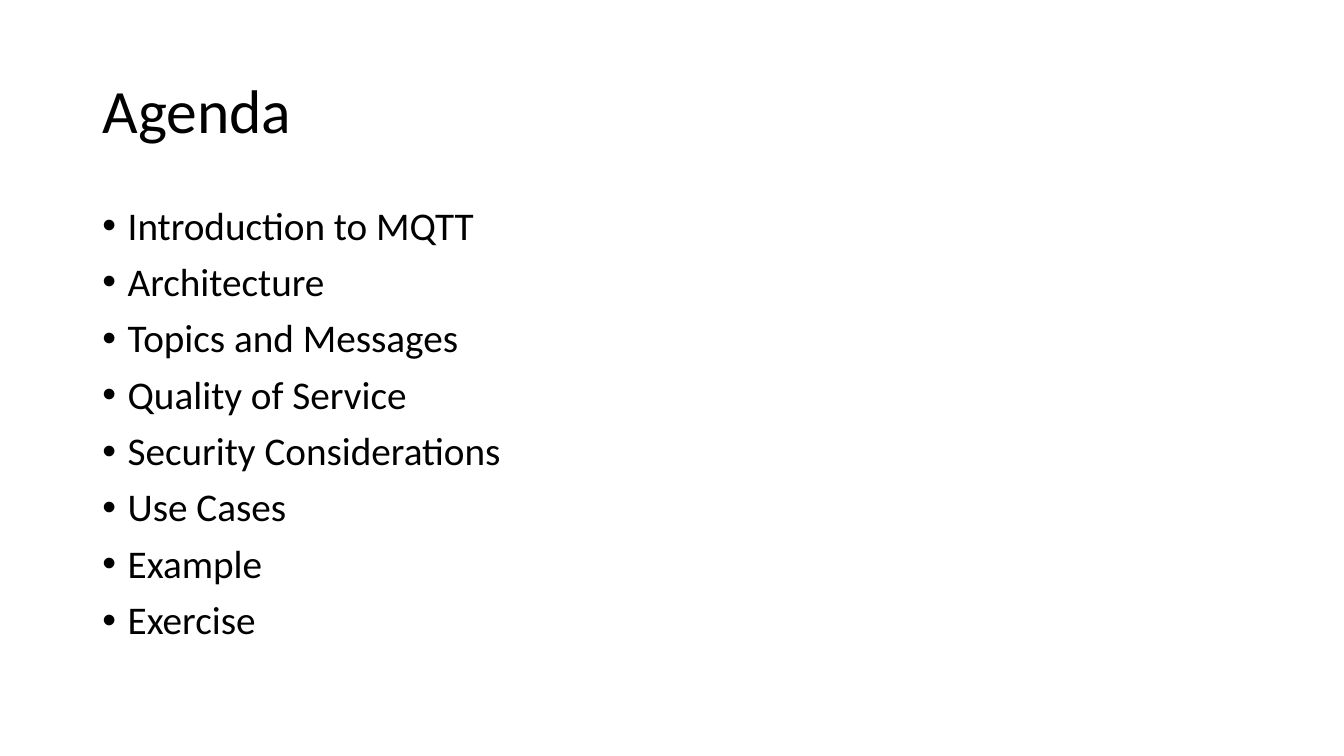
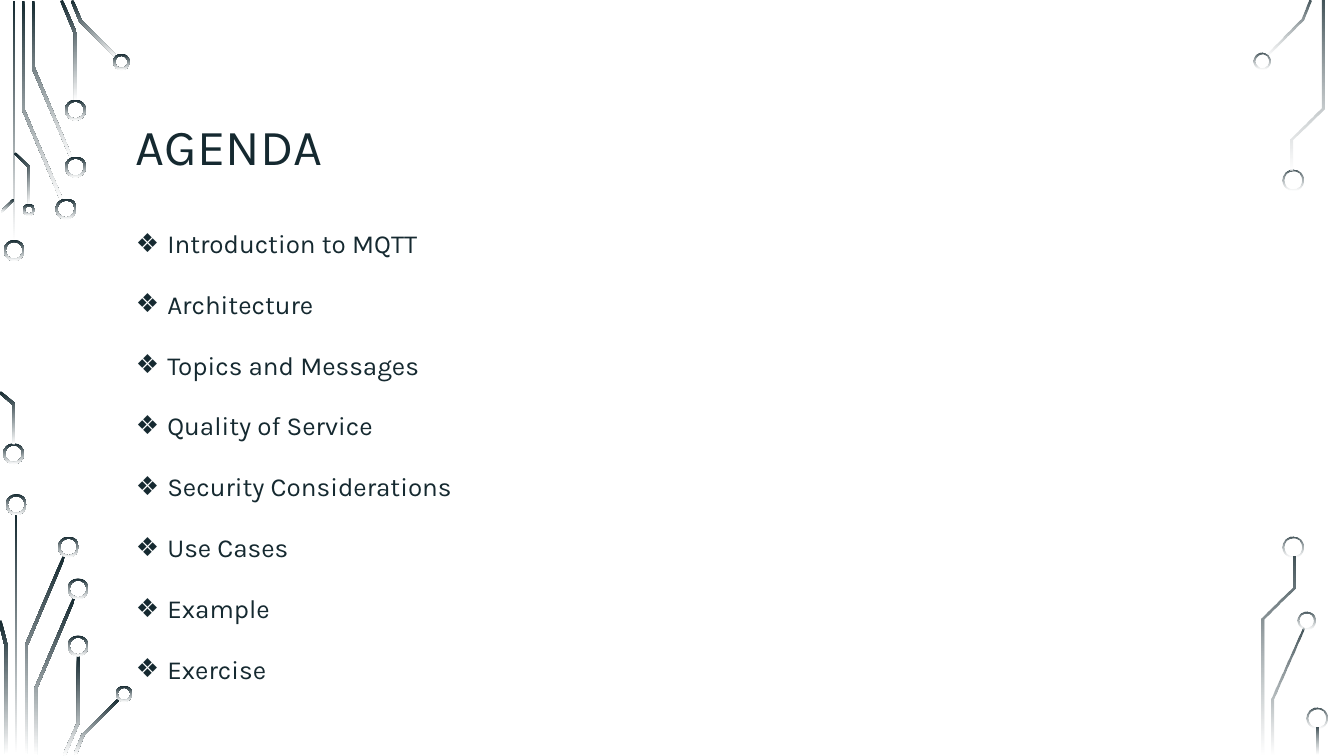
Before and after one commit to sebivenlo/ESD-2023-MQTT, a slide deck: slide 2 of Presentation/Jonas MQTT.pptx. Drawn at 1344x756 pixels with LibreOffice and Linux fonts; fonts in the diff are those of the drawing; background and template pictures are left out. Boxes give left, top, right and bottom in pixels: in the first picture for what was removed or moved away, otherwise in the second. Text is boxed around its words. In the diff, an @@ line names an element or a change of style, - is before the commit and + after.

```diff
--- a/Presentation/Jonas MQTT.pptx
+++ b/Presentation/Jonas MQTT.pptx
@@ title at [136,132,322,166]: text changed; size 44 to 36 pt; font Calibri to Karla; text colour #000000 to #152930 @@
-Agenda
+AGENDA
@@ text "Introduction to MQTT": place and size @@
-text "Introduction to MQTT" at [128,212,501,635]
+text "Introduction to MQTT" at [167,235,452,680]
@@ text "Introduction to MQTT" at [167,235,452,680]: size 28 to 18.6 pt, font Calibri to Karla, text colour #000000 to #152930; bullet • to ❖; line spacing 0.9 to 1.5 @@
@@ group added at [0,0,1328,756]: 33 freeform shapes, 3 rectangles @@
```
Also in this commit, not shown: 8 other slides changed, 3 slides added, 3 slides removed.
